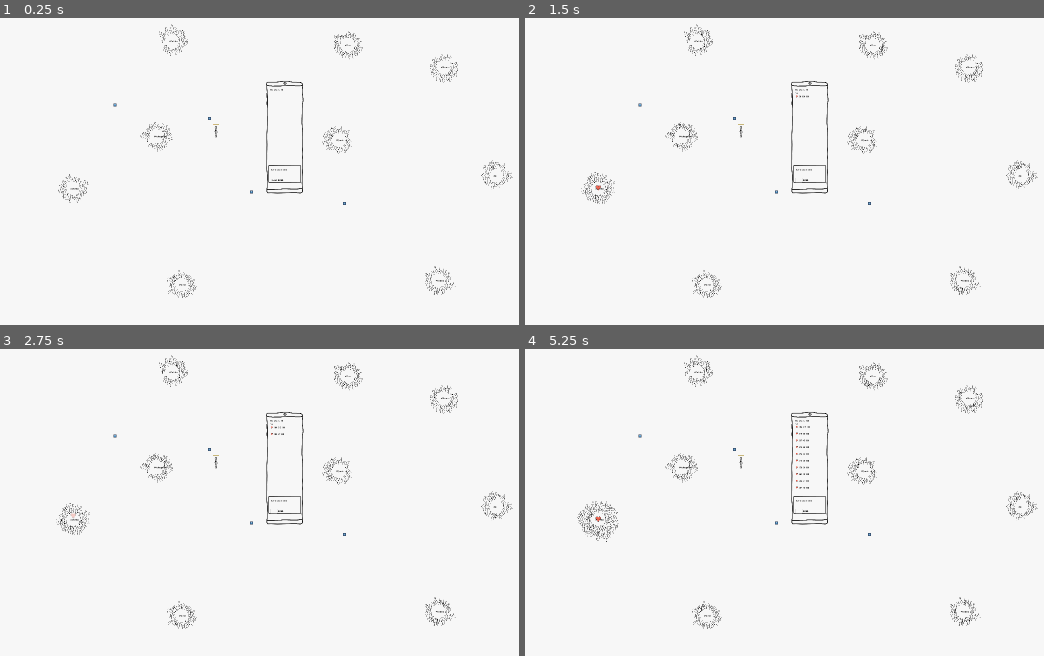
Above: before the commit, frames 1-4 (two rows, left to right).
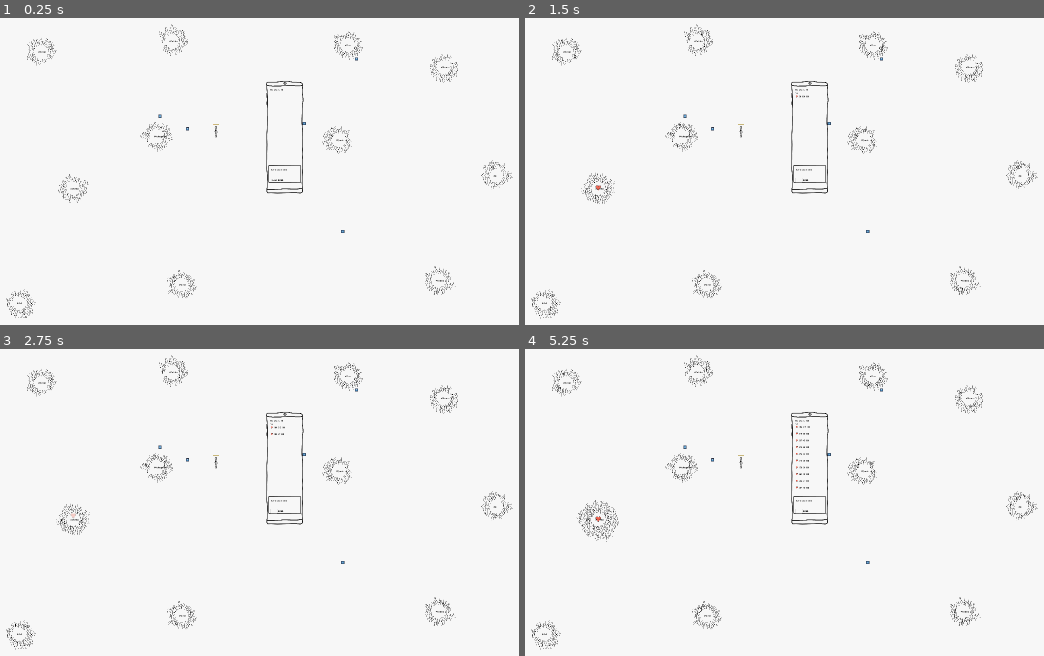
Above: after the commit, the same moments.

Repository: loiveli/FGJ2025
Game: Godot game, scene res://Root.tscn
The game is run twice, just before and just after one commit, with the same random seed, the same clock (stepped at 60 frames per second) and the same inputs. The engine's default icon, where the game draws it, is replaced by a stand-in: a white triangle on a blue panel in a dark square.
Inputs (mouse positions are in pixels of both pictures, inside the frame that each line leads up to):
- Up to frame 1 (0.25 s): no input
- Up to frame 2 (1.5 s): click (810, 171) at 0.52 s; type "12" at 0.6 s; click "Tweet" at 1.25 s
- Up to frame 3 (2.75 s): click "Tweet" at 2 s
- Up to frame 4 (5.25 s): click "Tweet" at 2.75 s; tap Enter at 3.5, 3.6, 4.35, 5.1 s; tap Space at 5 s

The runs differ from the first frame. In frame 1, 0.4% of the frame differs, in the area x 1-69%, y 4-98%; in frame 2, 0.5%; in frame 3, 0.5%; in frame 4, 0.9%, in the area x 1-96%, y 4-99%.
Error in both runs: Invalid access to property or key 'Games' on a base object of type 'Dictionary'. (res://player.gd:75)

Commit message:
Added sanity up

Diff:
--- a/Root.tscn
+++ b/Root.tscn
@@ -12,7 +12,6 @@
 [ext_resource type="Script" path="res://tweet_character_label.gd" id="4_lodnv"]
 [ext_resource type="PackedScene" uid="uid://dfr54ojd8lgxj" path="res://api/api.tscn" id="4_vjfwk"]
 [ext_resource type="PackedScene" uid="uid://dj5w16egv7oge" path="res://player_animation.tscn" id="7_l1adc"]
-[ext_resource type="Script" path="res://meme_parent.gd" id="12_rv543"]
 
 [sub_resource type="StyleBoxEmpty" id="StyleBoxEmpty_a1a0a"]
 
@@ -170,12 +169,17 @@
 position = Vector2(226, 1432)
 bubble = "Music"
 
+[node name="USABubble" parent="." instance=ExtResource("4_1fda2")]
+position = Vector2(-1071, 1578)
+bubble = "USA"
+
+[node name="TravelBubble" parent="." instance=ExtResource("4_1fda2")]
+position = Vector2(-899, -431)
+bubble = "Travel"
+
 [node name="MovieBubble" parent="." instance=ExtResource("4_1fda2")]
 position = Vector2(-642, 662)
 bubble = "Movies"
-
-[node name="MemeParent" type="Node2D" parent="."]
-script = ExtResource("12_rv543")
 
 [node name="API" parent="." instance=ExtResource("4_vjfwk")]
 position = Vector2(-35, 207)
--- a/sanity_up.gd
+++ b/sanity_up.gd
@@ -5,6 +5,8 @@
 var nodeList: Array
 
 func _ready():
+    if not nodeList:
+        nodeList = $"..".get_children().filter(func(child): return child is StaticBody2D).filter(func(node): return node.collisionType == "BUBBLE")
     resetPosition(nodeList)
 
 func resetPosition(nodes = nodeList):
@@ -12,8 +14,8 @@
     var node1 = nodes.pick_random()
     nodes.remove_at( nodes.find(node1))
     var node2 = nodes.pick_random()
+    position = node2.position+((node1.position-node2.position) * randf_range(0.2,0.8))
 
-    position = ((node1.position) - node2.position) * randf_range(0.2,0.8)
 
 
 func initializeNodes(nodes):
Not shown: 1 places in Root.tscn that only renumber resources
Not shown, added: assets/logo.png.import
